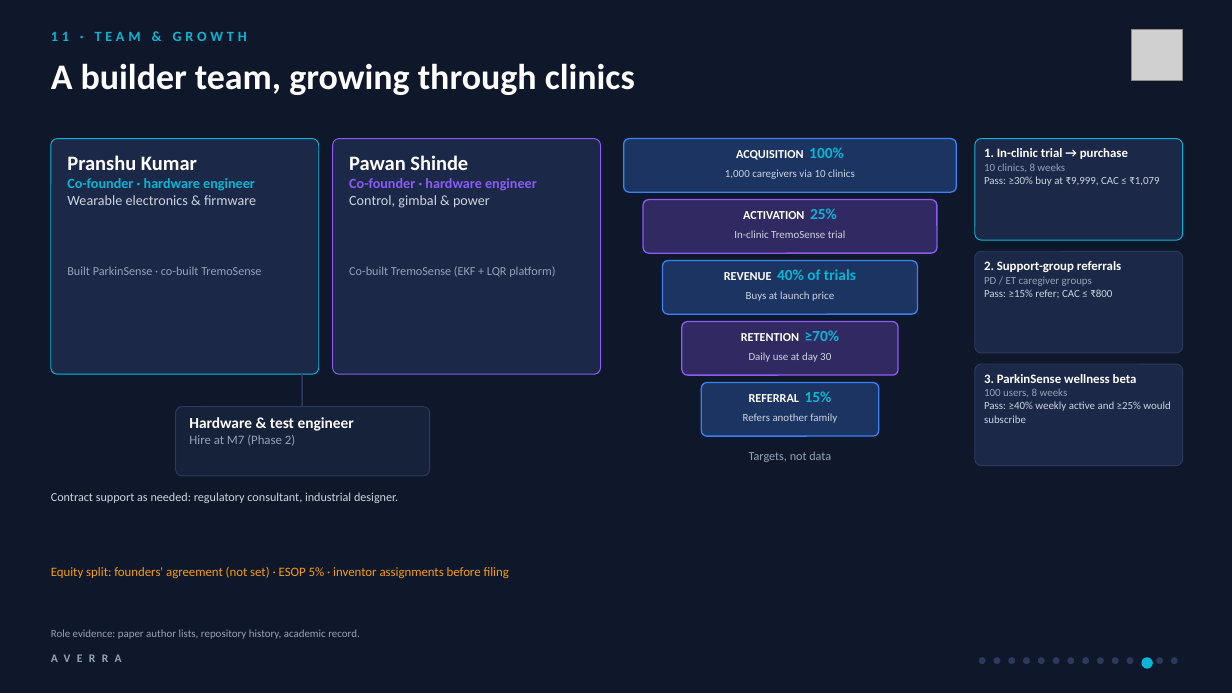
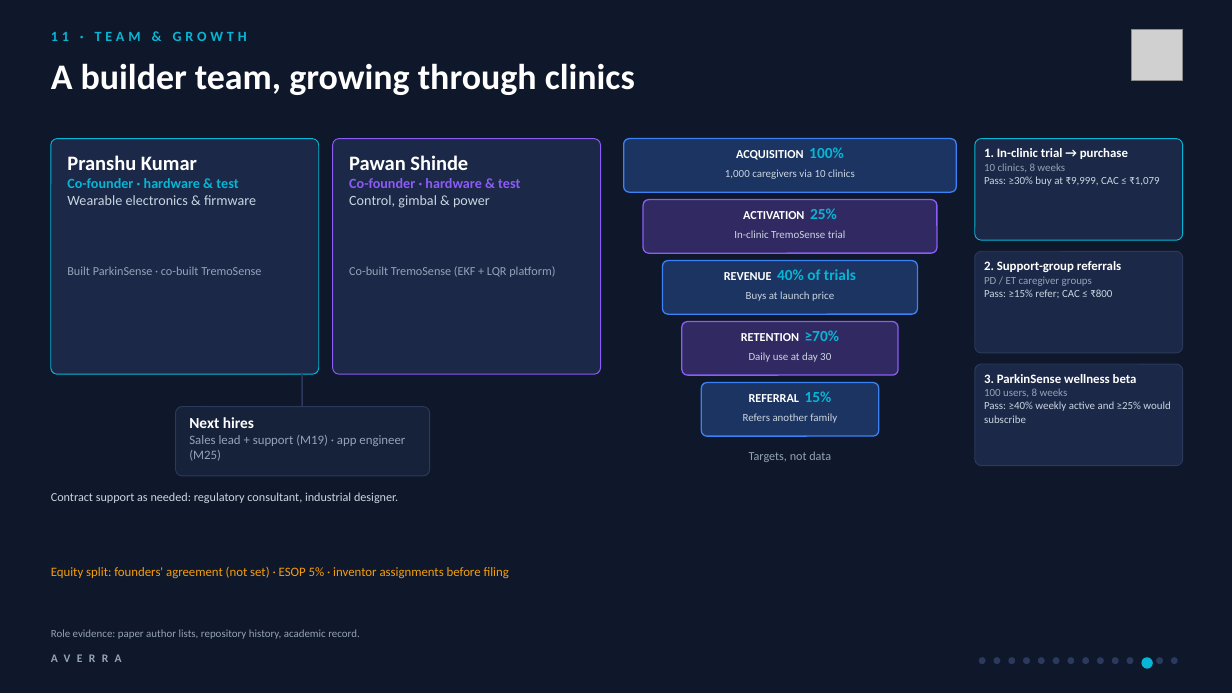
Before and after one commit to sudo-pranshu/AVERRA, a slide deck: slide 12 of deck/AVERRA_Pitch.pptx. Drawn at 1232x693 pixels with LibreOffice and Linux fonts; fonts in the diff are those of the drawing; grey boxes stand for pictures. Boxes give left, top, right and bottom in pixels: in the first picture for what was removed or moved away, otherwise in the second. Text is boxed around its words. In the diff, an @@ line names an element or a change of style, - is before the commit and + after.

```diff
--- a/deck/AVERRA_Pitch.pptx
+++ b/deck/AVERRA_Pitch.pptx
@@ text at (67, 178, 238, 188): text changed @@
-Co-founder · hardware engineer
+Co-founder · hardware & test
@@ text at (349, 178, 520, 188): text changed @@
-Co-founder · hardware engineer
+Co-founder · hardware & test
@@ text at (189, 417, 405, 461): text changed; size 12 to 10 pt; text colour #FFFFFF to #94A3B8; bold off @@
-Hardware & test engineer
-Hire at M7 (Phase 2)
+Next hires
+Sales lead + support (M19) · app engineer (M25)
```
Also in this commit, not shown: 3 other slides changed, 13 other files.
